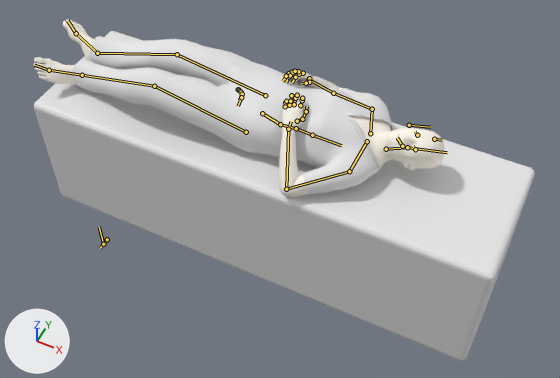
The Blender file blend/man/m0.blend, before and after one commit.
Both versions are drawn from a 50 mm camera at (2.1, -1.97, 3.49) aimed at (0.88, 0.46, 0.45). Every picture has the same lights, and +X, +Y and +Z are marked at lower left. Both versions are drawn at frame 1 of the action 'm0040_lie_idle2'; the numbers are the values there. The bones that bend it are drawn over the model as lines.

Objects in the first picture: 'Cube', 'M1:Adult_male_genitalia', 'M1:Harvey_fscrubbottoms2', 'M1:Harvey_fscrubtop2'.
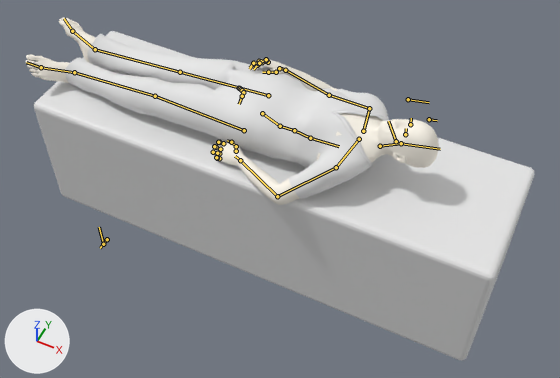
Boxes [x1, y1, x2, y2] around the edits, measured in the pictures (560 x 378 px):
'M1:Harvey_fscrubbottoms2', posed (7% wider)
    before: [71, 36, 282, 154]
    after: [65, 34, 291, 152]
'M1:Harvey_fscrubtop2', posed
    before: [257, 73, 393, 195]
    after: [251, 74, 389, 199]
'M1:Adult_male_genitalia', posed (6% taller)
    before: [33, 20, 444, 197]
    after: [26, 17, 439, 205]
bone 'pelvis', root to tip
    before: (262, 113) to (280, 124)
    after: (262, 113) to (280, 126)
bone 'spine_01', root to tip
    before: (280, 124) to (296, 128)
    after: (280, 126) to (294, 130)
bone 'spine_03', root to tip
    before: (312, 135) to (341, 145)
    after: (310, 138) to (339, 146)
bone 'clavicle_l', root to tip
    before: (367, 141) to (349, 171)
    after: (359, 139) to (336, 167)
bone 'upperarm_l', root to tip
    before: (349, 171) to (286, 189)
    after: (336, 167) to (277, 196)
bone 'upperarm_r', root to tip
    before: (372, 109) to (333, 93)
    after: (369, 108) to (329, 95)
bone 'neck_01', root to tip
    before: (386, 149) to (407, 147)
    after: (380, 146) to (401, 143)
bone 'head', root to tip
    before: (407, 147) to (447, 152)
    after: (401, 143) to (440, 149)

The change in detail:
Bone 'pelvis' (bone_pelvis) turns from (-37, -62, -77) to (-25, -62, -91) degrees about its own x, y and z.
Bone 'spine_01' (bone_spine_01) turns from (-6, 0, -1) to (-4, 0, -1) degrees about its own x, y and z.
Bone 'spine_03' (bone_spine_03) turns from (0, 0, 0) to (8, -1, 1) degrees about its own x, y and z.
Bone 'clavicle_l' (bone_clavicle_l) turns from (0, 0, 0) to (1, -13, -5) degrees about its own x, y and z.
Bone 'upperarm_l' (bone_upperarm_l) turns from (20, 14, 9) to (24, 38, 16) degrees about its own x, y and z.
Bone 'hp.L' (bone_hp_l) moves from (0.158, -0.198, -0.285) to (-0.105, -0.184, -0.303).
Bone 'hp.L' (bone_hp_l) turns from (-51, -33, -46) to (-48, 28, -7) degrees about its own x, y and z.
Bone 'upperarm_r' (bone_upperarm_r) turns from (7, -10, -5) to (5, -6, -4) degrees about its own x, y and z.
Bone 'hp.R' (bone_hp_r) moves from (-0.104, -0.203, -0.292) to (-0.041, -0.098, -0.33).
Bone 'hp.R' (bone_hp_r) turns from (-38, 24, 33) to (-42, -2, 29) degrees about its own x, y and z.
Bone 'neck_01' (bone_neck_01) turns from (5, 18, 0) to (-3, 0, 2) degrees about its own x, y and z.
Bone 'head' (bone_head) turns from (-7, 7, -1) to (0, 0, 0) degrees about its own x, y and z.
Bone 'foot_control.L' (bone_foot_control_l) moves from (-0.554, 0.737, -0.299) to (-0.567, 0.737, -0.299).
Bone 'heel_roll.L' (bone_heel_roll_l) moves from (0.031, -0.046, -0.013) to (0.067, -0.032, -0.016).
Bone 'foot_control.R' (bone_foot_control_r) moves from (-0.212, 0.719, -1.066) to (-0.233, 0.719, -1.066).
Bone 'heel_roll.R' (bone_heel_roll_r) moves from (-0.288, 0.099, 0.017) to (-0.286, 0.113, 0.032).
